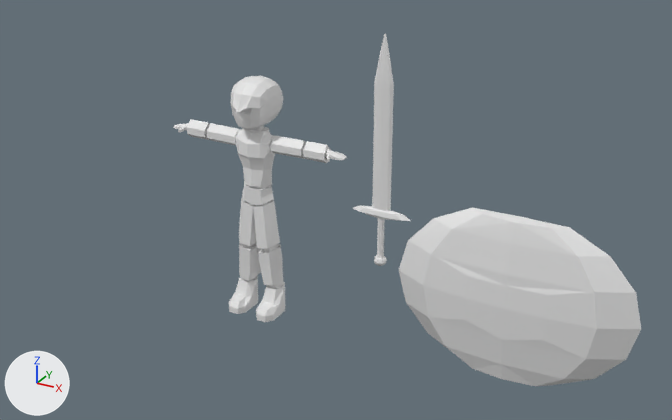
Two versions of the Blender file KnightGirl.blend, one commit apart.
The view is the same before and after, from a camera (50 mm lens) standing at (14.68, -21.79, 14.3) and looking at (3.84, -2.1, 4.45). Arrows for +X, +Y and +Z are at lower left; the lights stay in place. The older version comes first.

The older version as bpy lines, for what is in view:
```python
me_cube_002 = bpy.data.meshes.new('Cube.002')
me_cube_002.from_pydata(...)  # 65 vertices, 55 faces; spans x 0.0..0.66, y -0.95..0.79, z -0.75..0.75
me_cylinder = bpy.data.meshes.new('Cylinder')
me_cylinder.from_pydata(...)  # 321 vertices, 322 faces; spans x 0.0..5.81, y -2.6..1.12, z -6.14..1.19
me_cylinder_001 = bpy.data.meshes.new('Cylinder.001')
me_cylinder_001.from_pydata(...)  # 240 vertices, 234 faces; spans x -5.1..5.1, y -1.1..1.1, z -4.2..33.1
me_sphere = bpy.data.meshes.new('Sphere')
me_sphere.from_pydata(...)  # 69 vertices, 62 faces; spans x 0.0..3.42, y -0.69..0.68, z -2.42..2.41
ob_body = bpy.data.objects.new('Body', me_cylinder)
ob_body.location = (0.0, 0.0, 4.6)
ob_body.scale = (0.517, 0.334, 0.828)
_m = ob_body.modifiers.new('Mirror', 'MIRROR')
_m.use_clip = True
ob_cylinder = bpy.data.objects.new('Cylinder', me_cylinder_001)
ob_cylinder.location = (4.15, 0.0, 2.73)
ob_cylinder.scale = (0.181, 0.181, 0.181)
ob_head = bpy.data.objects.new('Head', me_cube_002)
ob_head.location = (0.0, 0.07, 6.26)
_m = ob_head.modifiers.new('Mirror', 'MIRROR')
_m.use_clip = True
ob_sphere = bpy.data.objects.new('Sphere', me_sphere)
ob_sphere.location = (8.16, 0.0, 1.96)
_m = ob_sphere.modifiers.new('Mirror', 'MIRROR')
_m.use_clip = True
```
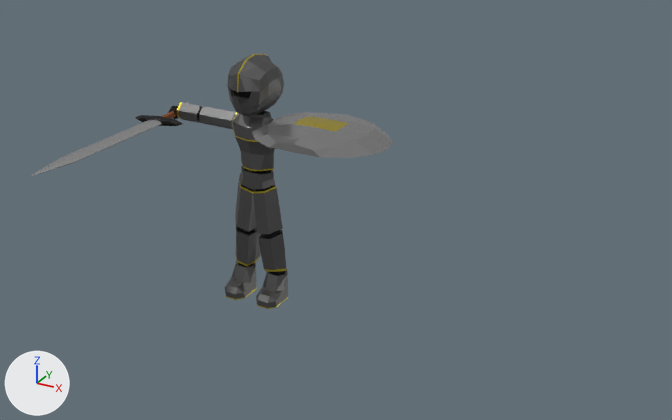
Where the change shows, as pixel boxes (x1, y1, x2, y2) in the pictures (672 x 420 px; the box of a moved part takes in the faces that stretch with it):
'Sphere', deleted
    before: (399, 207, 641, 386)
'Body', reshaped, moved, rescaled
    before: (173, 119, 347, 322)
    after: (168, 102, 288, 309)
'Shield', added
    after: (252, 112, 393, 158)
    faces in mat_material (grey #8c8c8c): (252, 112, 393, 158)
    faces in mat_armorgold (yellow #ccb932): (294, 116, 349, 131)
'Cylinder', deleted
    before: (353, 34, 411, 266)
'Head', reshaped, moved, rescaled (7% wider, 15% taller)
    before: (230, 76, 283, 130)
    after: (227, 54, 284, 116)
'Sword', added
    after: (31, 102, 191, 176)
    faces in mat_blade (grey #b8b8b8): (31, 102, 191, 176)
    faces in mat_crossguard (black #2d2d2d): (135, 115, 183, 126)
part 1 of me_cube_002, moved or reshaped
    before: (232, 76, 283, 122)
    after: (229, 54, 284, 107)
part 2 of me_cube_002, recoloured
    before: (230, 79, 283, 130)
    after: (227, 60, 284, 116)
part 3 of me_cube_002, recoloured
    before: (244, 108, 252, 113)
    after: (232, 90, 252, 98)
part 4 of me_cylinder, moved or reshaped
    before: (173, 123, 347, 162)
    after: (168, 102, 200, 123)
part 5 of me_cylinder, added
    after: (233, 113, 278, 202)
part 6 of me_cylinder, moved or reshaped (not visible before)
    after: (235, 244, 287, 272)
part 7 of me_cylinder, recoloured
    before: (205, 123, 306, 321)
    after: (197, 106, 288, 308)
part 8 of me_cylinder, recoloured
    before: (178, 123, 343, 288)
    after: (173, 106, 285, 275)
part 9 of me_cylinder, recoloured
    before: (229, 145, 331, 322)
    after: (225, 284, 288, 309)

Diff of the bpy script that builds the scene:
```diff
--- a/KnightGirl.blend.py
+++ b/KnightGirl.blend.py
@@ mat_armor @@
+mat_armor = principled_material('Armor')
+mat_armor.base_color = (0.145, 0.145, 0.145)  # dark grey #6a6a6a
+mat_armor.metallic = 1.0
@@ me_cube_002 @@
-me_cube_002.from_pydata(...)  # 65 vertices, 55 faces; spans x 0.0..0.66, y -0.95..0.79, z -0.75..0.75
+me_cube_002.from_pydata(...)  # 72 vertices, 62 faces; spans x 0.0..0.66, y -0.9..0.72, z -0.75..0.86
+# me_cube_002 part 1
+# 8 faces are deleted
+# 11 vertices in x 0.0..0.64, y 0.28..0.79, z -0.6..0.65 move by (0.0, -0.07, 0.0)
+# 7 vertices in x 0.0..0.65, y 0.31..0.73, z -0.62..-0.01 move by (0.0, -0.06, 0.0)
+# 12 vertices move from x 0.0..0.33, y -0.95..0.73, z -0.1..0.75 to x 0.0..0.25, y -0.9..0.72, z -0.1..0.86
+# 7 vertices are added at x 0.02..0.04, y -0.86..0.7, z 0.04..0.84
+# 8 new faces join them, mat_armor (dark grey #6a6a6a)
+# 7 new faces join them, mat_armorgold (yellow #ccb932)
+# me_cube_002 part 2: 46 faces spanning x 0.0..0.66, y -0.9..0.72, z -0.75..0.7 switch from no material to mat_armor (dark grey #6a6a6a)
+# me_cube_002 part 3: 1 face spanning x 0.0..0.34, y -0.71..-0.65, z -0.14..0.08 switches from no material to mat_cloth (black #000000)
+me_cube_002.materials.append(mat_cloth)  # black #000000
+me_cube_002.materials.append(mat_armorgold)  # yellow #ccb932
@@ me_cylinder @@
 # used by ob_body; location = (0.0, 0.0, 4.6); scale = (0.517, 0.334, 0.828)
-me_cylinder.from_pydata(...)  # 321 vertices, 322 faces; spans x 0.0..5.81, y -2.6..1.12, z -6.14..1.19
+me_cylinder.from_pydata(...)  # 354 vertices, 344 faces; spans x 0.0..5.46, y -2.6..1.12, z -6.14..1.19
+# me_cylinder part 4: 33 vertices moved from x 4.88..5.57, y -1.03..0.54, z 0.48..0.74 to x 4.74..5.46, y -0.44..0.65, z 0.31..0.72; 14 vertices removed from x 5.01..5.81, y -0.54..0.54, z 0.5..0.63; 24 vertices added at x 4.52..5.4, y -0.59..0.65, z 0.22..0.92
+# me_cylinder part 5: 23 vertices added at x 0.0..1.14, y -1.47..1.04, z -2.03..0.9
+# me_cylinder part 6: 6 vertices removed from x 0.55..1.46, y -0.62..0.6, z -4.82; 6 vertices added at x 0.36..1.6, y -0.92..0.95, z -4.93..-4.82
+# me_cylinder part 7: 150 faces spanning x 0.0..3.45, y -2.6..1.12, z -6.1..1.06 switch from no material to mat_armor (dark grey #6a6a6a)
+# me_cylinder part 8: 85 faces spanning x 0.0..5.46, y -0.92..0.9, z -5.12..1.19 switch from no material to mat_cloth (black #000000)
+# me_cylinder part 9: 20 faces spanning x 0.39..4.65, y -2.6..0.94, z -6.14..0.92 switch from no material to mat_armorgold (yellow #ccb932)
@@ ob_cylinder @@
-ob_cylinder = bpy.data.objects.new('Cylinder', me_cylinder_001)
@@ ob_sphere @@
-ob_sphere = bpy.data.objects.new('Sphere', me_sphere)
@@ ob_head @@
 ob_head = bpy.data.objects.new('Head', me_cube_002)
-ob_head.location = (0.0, 0.07, 6.26)
+ob_head.location = (0.0, 0.07, 6.76)
+ob_head.scale = (1.08, 1.08, 1.08)
 _m = ob_head.modifiers.new('Mirror', 'MIRROR')
@@ ob_body @@
 ob_body = bpy.data.objects.new('Body', me_cylinder)
-ob_body.location = (0.0, 0.0, 4.6)
-ob_body.scale = (0.517, 0.334, 0.828)
+ob_body.location = (0.0, 0.0, 5.1)
+ob_body.scale = (0.593, 0.334, 0.828)
 _m = ob_body.modifiers.new('Mirror', 'MIRROR')
@@ ob_shield @@
+ob_shield = bpy.data.objects.new('Shield', me_sphere_1)  # 118 vertices, 124 faces; spans x -3.42..3.42, y -0.69..0.68, z -2.42..2.41; in mat_material (grey #8c8c8c), mat_armorgold (yellow #ccb932), mat_hilt (brown #7f471d)
+ob_shield.location = (2.22, 0.0, 5.58)
+ob_shield.rotation_euler = (-1.571, 0.0, 0.0)  # degrees (-90, 0, 0)
+ob_shield.scale = (0.619, 0.619, 0.619)
@@ ob_sword @@
+ob_sword = bpy.data.objects.new('Sword', me_cylinder_001_1)  # 240 vertices, 234 faces; spans x -0.93..0.93, y -0.19..0.19, z -0.76..6.0; in mat_blade (grey #b8b8b8), mat_hilt (brown #7f471d), mat_crossguard (black #2d2d2d)
+ob_sword.location = (-2.95, 0.0, 5.48)
+ob_sword.rotation_euler = (1.571, -0.0491, 0.0)  # degrees (90, -2.8, 0)
```
